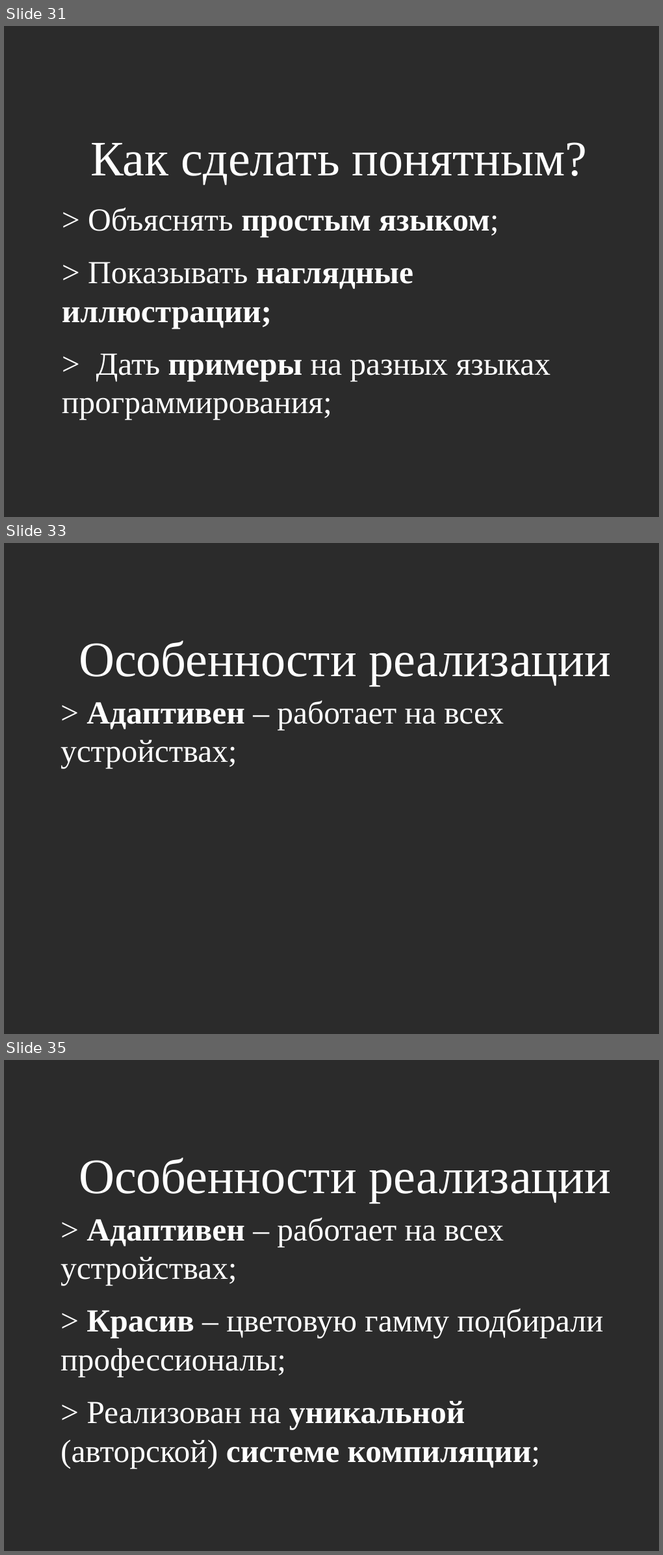
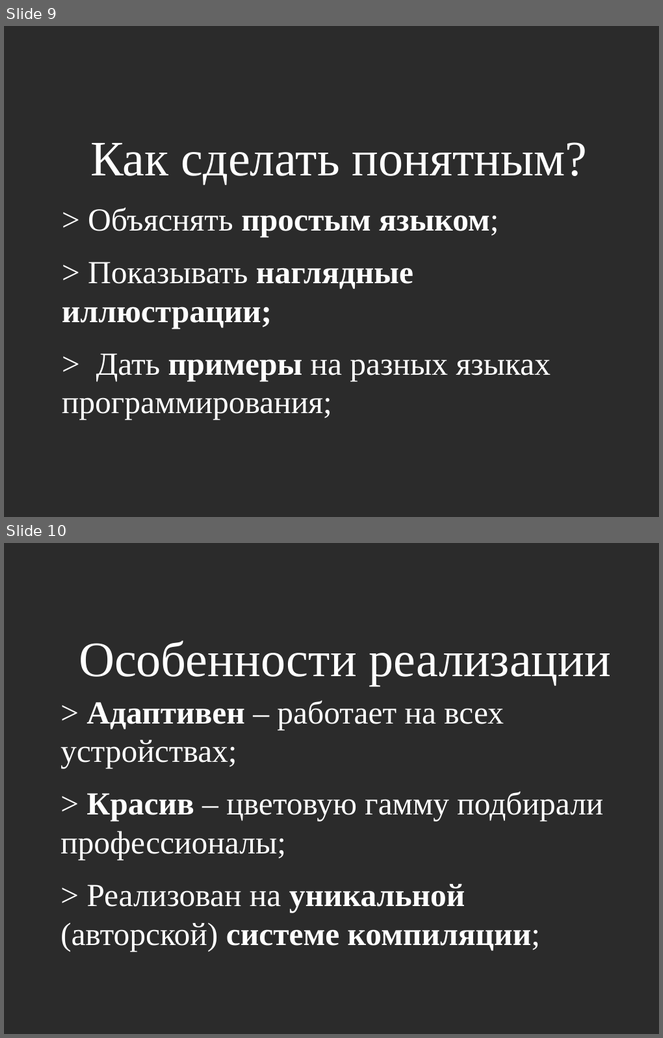
Before and after one commit to Mirovengil/school_project, a slide deck: project_page/Презентация/Шаблон.odp. Shown one above the other, each under a label of ours: slides 31, 33 and 35 before the commit, slides 9 and 10 after it; the slides between them are not shown. The pictures are 663x1555 and 663x1038 pixels, drawn with LibreOffice and Linux fonts; fonts in the diff are those of the drawing; background and template pictures are left out; a plain dark background stands for a picture behind light text. Boxes give left, top, right and bottom in pixels: in the first picture for what was removed or moved away, otherwise in the second. Text is boxed around its words. In the diff, an @@ line names an element or a change of style, - is before the commit and + after.

```diff
--- a/project_page/Презентация/Шаблон.odp
+++ b/project_page/Презентация/Шаблон.odp
@@ slide 33 removed at (x1=4, y1=543, x2=659, y2=1034), background picture (left out) @@
@@ title removed at (x1=79, y1=641, x2=611, y2=685) @@
-Особенности реализации
@@ text removed at (x1=61, y1=700, x2=504, y2=769) @@
-> Адаптивен – работает на всех устройствах;
@@ what was slide 31 is now slide 9 @@
@@ what was slide 35 is now slide 10 @@
```
Also in this commit, not shown: 1 slide changed, 24 other slides removed, 7 other files.
